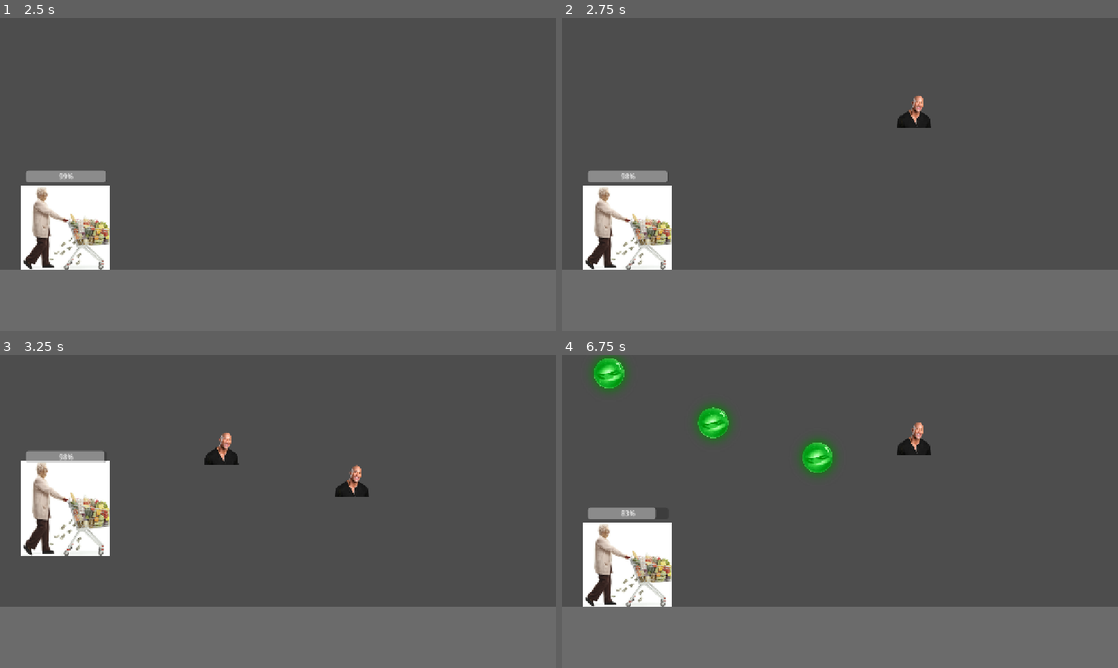
Above: before the commit, frames 1-4 (two rows, left to right).
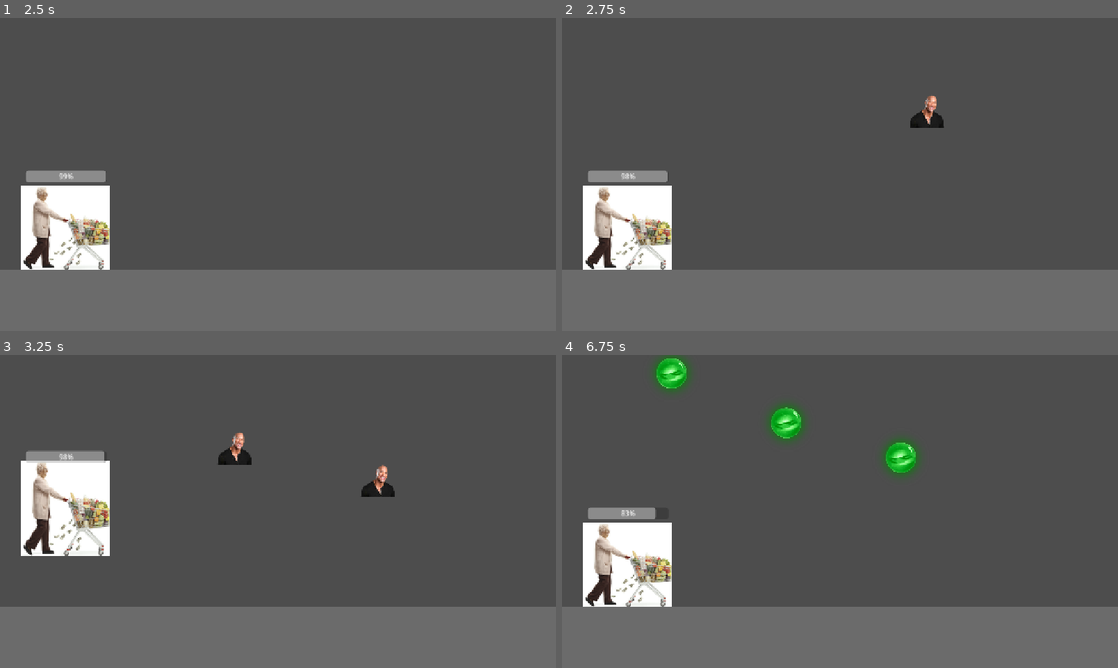
Above: after the commit, the same moments.

Repository: MarioCantaloupe/YSB
Game: Godot game, scene res://02_scenes/04_screens/main_menu.tscn
Two runs of this game, one before a commit and one after it. Both use one fixed random seed, a clock stepped at 60 frames per second and the inputs below. Sound files missing from this copy of the repository are replaced by a short silence.
Inputs (mouse positions are in pixels of both pictures, inside the frame that each line leads up to):
- Up to frame 1 (2.5 s): click "JUGAR" at 0.5 s; click (100, 255) at 1.25 s; click "runner" at 2 s
- Up to frame 2 (2.75 s): no input
- Up to frame 3 (3.25 s): move the mouse to (400, 495) at 2.77 s; click (400, 495) at 2.85 s; tap Up (jump) at 3.02 s
- Up to frame 4 (6.75 s): move the mouse to (728, 527) at 3.52 s; click (728, 527) at 3.6 s; tap Up (jump) at 3.77, 5.27, 6.02 s; move the mouse to (895, 442) at 4.27 s; hold Down (slam) 4.28-5.03 s; click (895, 442) at 4.55 s; move the mouse to (812, 574) at 5.02 s; click (812, 574) at 5.1 s; move the mouse to (1006, 558) at 5.77 s; click (1006, 558) at 5.85 s; move the mouse to (673, 464) at 6.52 s; tap Down (slam) at 6.6 s

Frame 1 is identical in both runs. In frame 2, 0.5% of the frame differs, in the area x 60-69%, y 24-36%; in frame 3, 1.1%; in frame 4, 3.8%, in the area x 5-67%, y 0-39%.

Commit message:
added item shadow

Diff:
--- a/02_scenes/00_autoload/global_script.gd
+++ b/02_scenes/00_autoload/global_script.gd
@@ -8,10 +8,3 @@
 
 func change_scene(scene):
 	get_tree().change_scene_to_file(scene)
-
-func play_sound_once(stream: AudioStream) -> void:
-	var p = AudioStreamPlayer.new()
-	p.stream = stream
-	add_child(p)
-	p.play()
-	p.finished.connect(p.queue_free)
--- a/02_scenes/02_objects/00_item_data/base_item.tres
+++ b/02_scenes/02_objects/00_item_data/base_item.tres
@@ -17,4 +17,7 @@
 id = "ingredient"
 name = "Bread"
 average_color = Color(0.8782371, 0.41342348, 0.1290206, 1)
+cookable = true
+cleanable = true
+cuttable = true
 sprite_grid = Array[Array]([[ExtResource("2_x260g"), ExtResource("3_08qxq"), ExtResource("4_o6qma")], [ExtResource("5_8m0e2"), ExtResource("6_t5i43"), ExtResource("7_lv8y1")], [ExtResource("8_1ljiu"), ExtResource("9_4cqp5"), ExtResource("10_fntoj")]])
--- a/02_scenes/02_objects/01_obstacle_data/base_obstacle.tres
+++ b/02_scenes/02_objects/01_obstacle_data/base_obstacle.tres
@@ -1,7 +1,7 @@
 [gd_resource type="Resource" script_class="ObstacleData" load_steps=4 format=3 uid="uid://d5nolignyog7"]
 
 [ext_resource type="Script" uid="uid://bhj1pdgi67rgb" path="res://02_scenes/02_objects/01_obstacle_data/obstacle_data_resource.gd" id="1_n780b"]
-[ext_resource type="AudioStream" uid="uid://cy53fy7dgrk5t" path="res://01_assets/03_sound/fart9.mp3" id="1_xagop"]
+[ext_resource type="AudioStream" uid="uid://dncyme50uifut" path="res://01_assets/03_sound/hit.wav" id="1_xagop"]
 [ext_resource type="Texture2D" uid="uid://r72isvrsvrev" path="res://01_assets/01_sprites/02_objects/the_obstacle.png" id="2_c4wk8"]
 
 [resource]
--- a/02_scenes/02_objects/drop_zone.gd
+++ b/02_scenes/02_objects/drop_zone.gd
@@ -4,18 +4,17 @@
 var held_item = null
 
 func _draw():
-	draw_circle(Vector2(0,0), 75, Color.BLANCHED_ALMOND)
+	draw_circle(Vector2(0,0), 75, Color.BLANCHED_ALMOND) #TODO delete debug visuals
 
 func select(new_held_item):
 	if held_item != null and held_item != new_held_item:
 		deselect()
 	held_item = new_held_item
-	modulate = Color.WEB_MAROON
+	modulate = Color.WEB_MAROON #TODO delete debug visuals
 	is_occupied = true
 	emit_signal("zone_selected")
 
-
 func deselect():
-	modulate = Color.WHITE
+	modulate = Color.WHITE #TODO delete debug visuals
 	is_occupied = false
 	held_item.clear_from_station()
--- a/02_scenes/02_objects/item.gd
+++ b/02_scenes/02_objects/item.gd
@@ -78,6 +78,8 @@
 			_set_selected(true)
 			#PlayerCursor.set_cursor(PlayerCursor.CursorType.HOLDING)
 			stop_right_there()
+
+			progress_bar.hide()
 			emit_signal("item_grabbed", true)
 
 #LClick Off
@@ -98,16 +100,12 @@
 					shortest_distance = distance
 					closest_rest = child
 
-			if closest_rest:
-				if not closest_rest.is_occupied:
-					has_reached_rest = true
-
-					closest_rest.select(self)
-					#-------------------we are fucking COOKING-----------------------
-					station_action(closest_rest.get_parent().action) #gets the station action
-					rest_point = closest_rest.global_position
-				else:
-					pass
+			if closest_rest and not closest_rest.is_occupied:
+				has_reached_rest = true
+				closest_rest.select(self)
+				#-------------------we are cooking-----------------------
+				station_action(closest_rest.get_parent().action) #gets the station action
+				rest_point = closest_rest.global_position
 			else:
 				has_reached_rest = false
 				progress_bar.hide()
--- a/02_scenes/02_objects/item_shadow.gd
+++ b/02_scenes/02_objects/item_shadow.gd
@@ -11,30 +11,29 @@
 func _physics_process(delta: float) -> void:
 	var target_y: float
 
-	# states: flung, resting on floor, resting on station, held
-	# flung = item_floating
-	# resting on floor = not item_selected and not item.has_reached rest
-	# resting on station = item.has_reached_rest
-	# held = item.selected
-
+	# 1. Grabbed by cursor
 	if item_floating:
 		target_y = shadow_offset + floating_shadow_offset
-	else:
+
+	# 2. Resting on station
+	elif item.has_reached_rest:
 		target_y = shadow_offset
 
-	if item.has_reached_rest and not item.selected:
+	# 3. Resting on floor
+	elif item.distance_to_fake_floor < 1:
 		target_y = shadow_offset
 
-	if not item.selected and item.distance_to_fake_floor > 1:
+	# 4. Flying through air
+	else:
 		target_y = item.distance_to_fake_floor
+
 
 	if item.distance_to_fake_floor < 1:
 		position.y = lerp(position.y, target_y, delta * pickup_lerp_speed)
 	else:
 		position.y = lerp(position.y, target_y, delta * pickup_lerp_speed*4)
 
-	#TODO: fix shadow offset when item is put on station
-	print(target_y)
+	#TODO: fix shadow offset when item is put on station. this happens because when releasing item, shadow moves but item doesnt fall
 
 
 func _on_item_item_grabbed(floating) -> void:
--- a/02_scenes/02_objects/obstacle.gd
+++ b/02_scenes/02_objects/obstacle.gd
@@ -7,9 +7,13 @@
 
 @onready var sprite: Sprite2D = $sprite
 
+var instanced_particles = null
+
 # Called when the node enters the scene tree for the first time.
 func _ready() -> void:
 	sprite.texture = obstacle_data.sprite
+	instanced_particles = obstacle_particles_scene.instantiate()
+	await instanced_particles.ready
 
 func _physics_process(_delta: float) -> void:
 	position.x -= obstacle_data.movement_speed
@@ -23,11 +27,18 @@
 
 func destroyed():
 	if obstacle_particles_scene:
-		var particles = obstacle_particles_scene.instantiate()
+		var particles = instanced_particles
 		particles.global_position = global_position
 		get_parent().add_child(particles)
 		particles.emitting = true
-		GlobalScript.play_sound_once(obstacle_data.hit_sound)
+
+		# play sound
+		var audio_player = AudioStreamPlayer2D.new() #crear sonido de explosion
+		audio_player.volume_db = 0
+		audio_player.stream = obstacle_data.hit_sound
+		get_tree().current_scene.add_child(audio_player)
+		audio_player.play()
+		audio_player.connect("finished", Callable(audio_player, "queue_free")) #se auto borra el sonido
 
 		# Clean up particles after they finish
 		var particle_timer := Timer.new()
@@ -36,6 +47,8 @@
 		particle_timer.connect("timeout", Callable(particles, "queue_free"))
 		get_parent().add_child(particle_timer)
 		particle_timer.start()
+
+
 	else:
 		push_error("no obstacle particles found")
 	# TODO: drop loot
--- a/02_scenes/03_levels/infinite_runner.tscn
+++ b/02_scenes/03_levels/infinite_runner.tscn
@@ -45,7 +45,7 @@
 }]
 
 [node name="asteroid_spawn_timer" type="Timer" parent="asteroid_spawner"]
-wait_time = 0.5
+wait_time = 0.55
 autostart = true
 
 [connection signal="GameEnd" from="yaya" to="." method="_on_yaya_game_end"]
Not shown, added: 01_assets/03_sound/hit.wav.import
Not shown, added: 01_assets/03_sound/hit.wav
